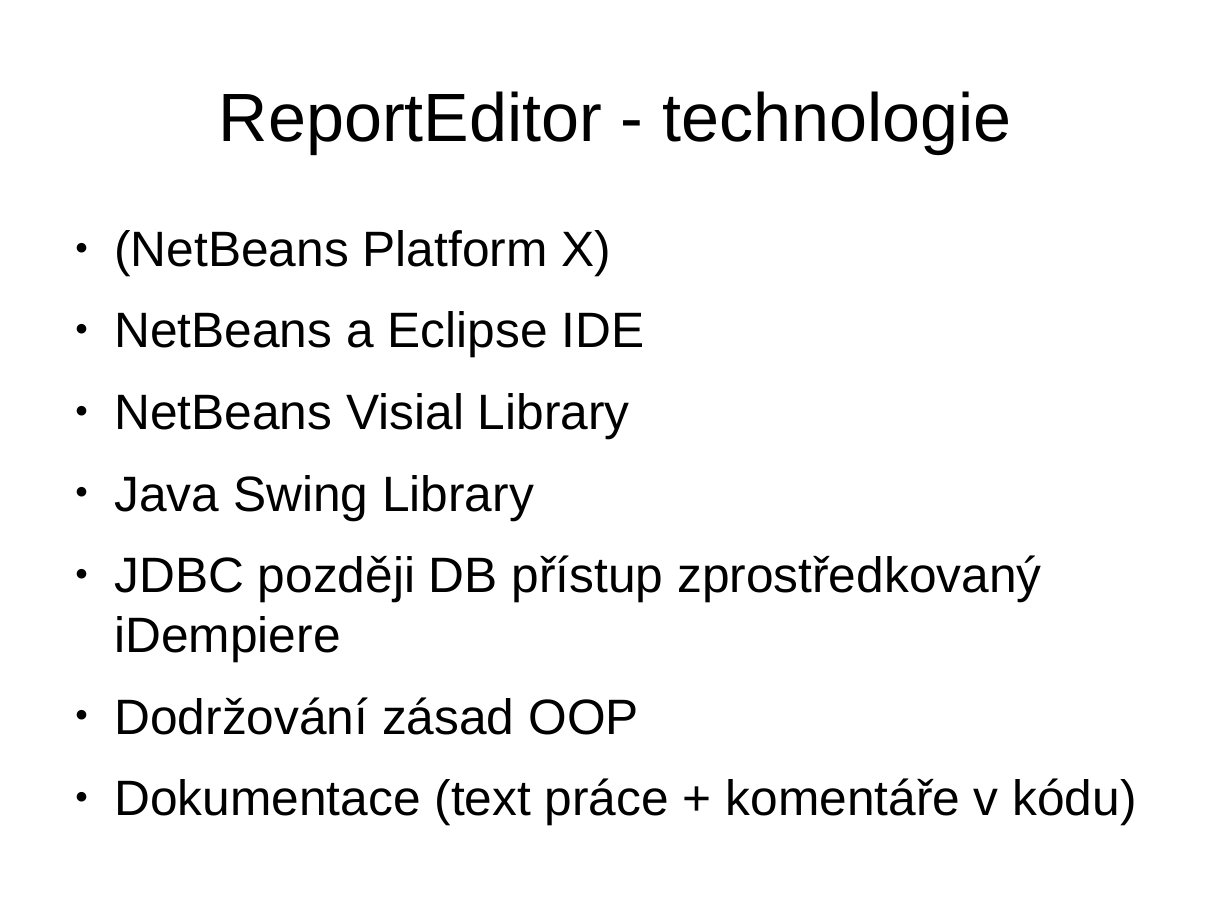
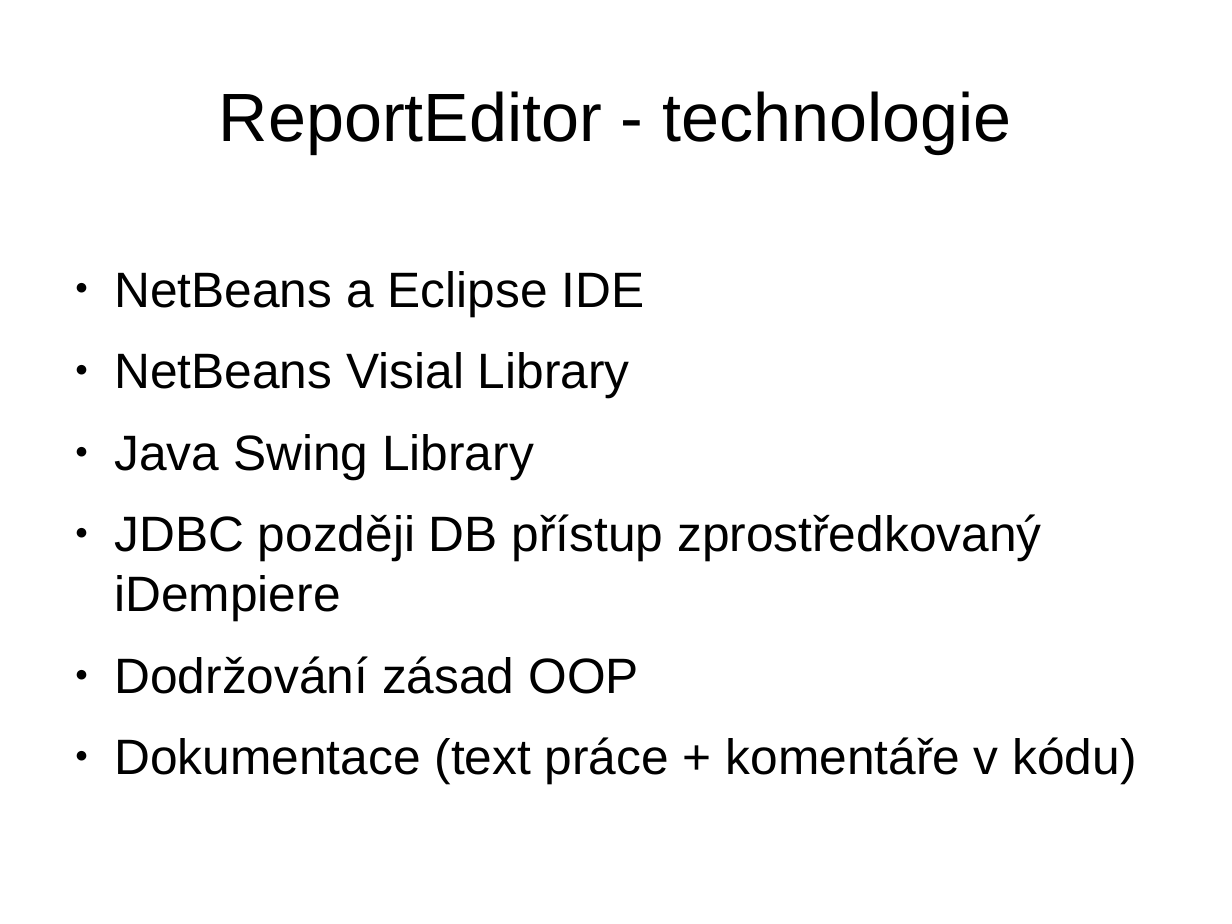
Before and after one commit to martin-vavrusak/mgr_statnice, a slide deck: slide 26 of !prezentace/vavrusak_WYSIVYG.odp (slide 33 before the commit). Drawn at 1232x924 pixels with LibreOffice and Linux fonts; fonts in the diff are those of the drawing. Boxes give left, top, right and bottom in pixels: in the first picture for what was removed or moved away, otherwise in the second. Text is boxed around its words. In the diff, an @@ line names an element or a change of style, - is before the commit and + after.

```diff
--- a/!prezentace/vavrusak_WYSIVYG.odp
+++ b/!prezentace/vavrusak_WYSIVYG.odp
@@ text at bbox=[114, 230, 611, 275]: paragraph removed @@
-● (NetBeans Platform X)
```
Also in this commit, not shown: 7 other slides changed, 6 slides added, 12 slides removed.
